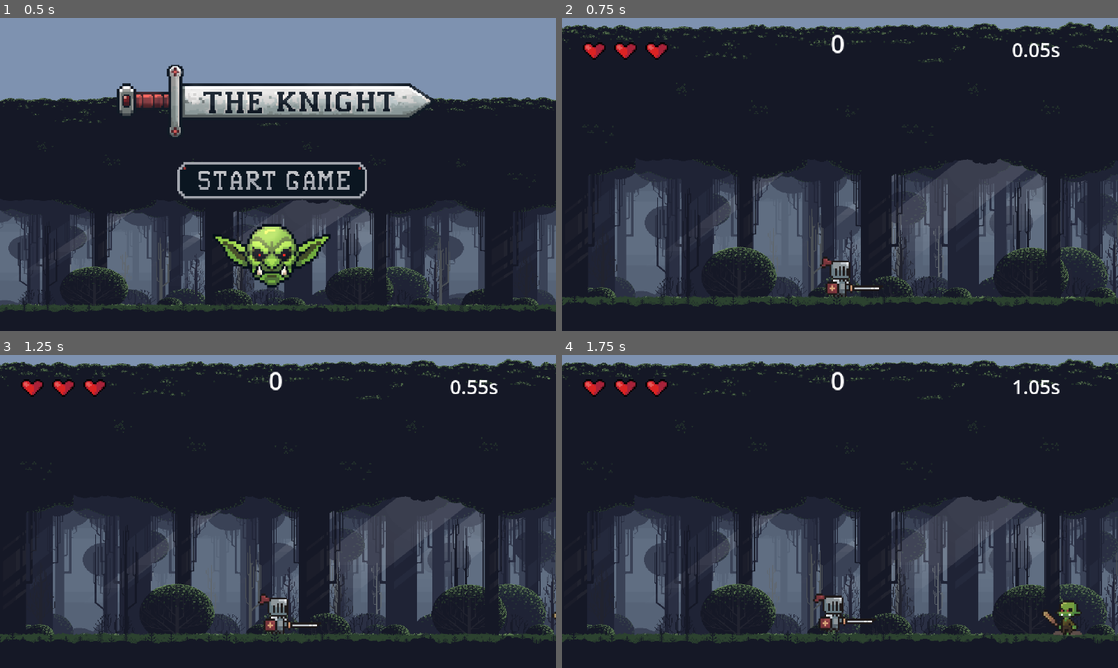
Above: before the commit, frames 1-4 (two rows, left to right).
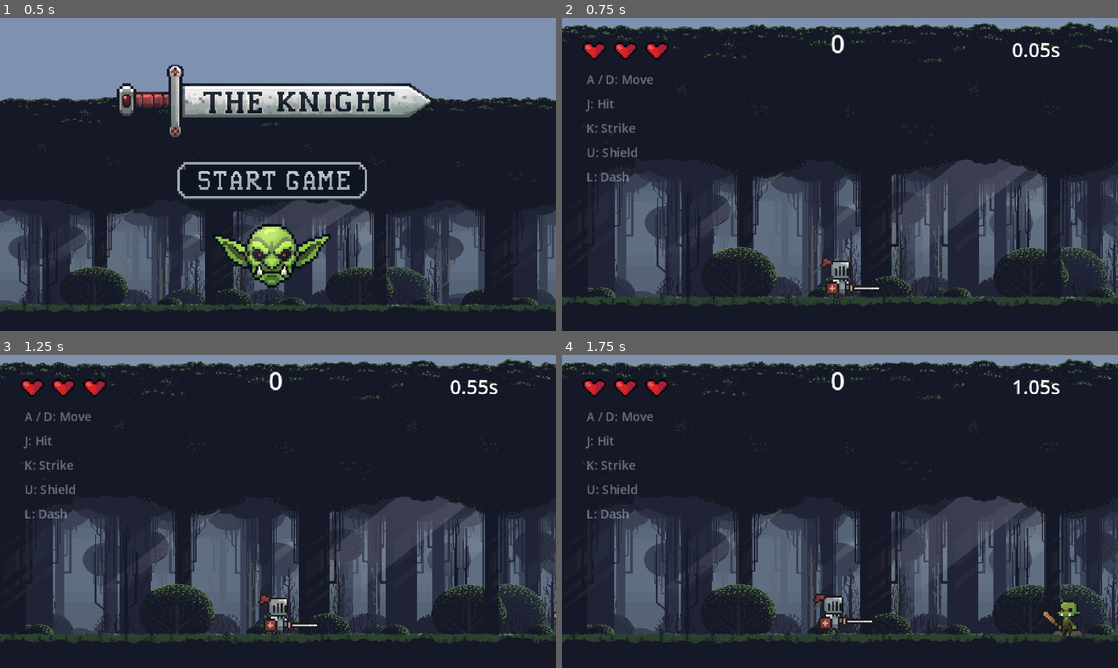
Above: after the commit, the same moments.

Repository: Weililuo/game-mvp
Game: Godot game, scene res://start_menu.tscn
Two runs of this game, one before a commit and one after it. Both use one fixed random seed, a clock stepped at 60 frames per second and the inputs below.
Inputs (mouse positions are in pixels of both pictures, inside the frame that each line leads up to):
- Up to frame 1 (0.5 s): no input
- Up to frame 2 (0.75 s): click (834, 183) at 0.5 s
- Up to frame 3 (1.25 s): no input
- Up to frame 4 (1.75 s): tap K at 1.25 s; hold D (move_right) from 1.28 s (still down); tap J (attack_1) at 1.35 s

Frame 1 is identical in both runs. In frame 2, 0.5% of the frame differs, in the area x 4-17%, y 18-53%; in frame 3, 0.5%; in frame 4, 0.5%.

Commit message:
feat: add controls guide to UI for player instructions

Diff:
--- a/background.tscn
+++ b/background.tscn
@@ -86,6 +86,19 @@
 horizontal_alignment = 1
 vertical_alignment = 1
 
+[node name="ControlsGuide" type="Label" parent="UI" unique_id=2015406631]
+offset_left = 14.0
+offset_top = 30.0
+offset_right = 58.0
+offset_bottom = 102.0
+theme_override_colors/font_color = Color(1, 1, 1, 0.39215687)
+theme_override_font_sizes/font_size = 7
+text = "A / D: Move
+J: Hit
+K: Strike
+U: Shield
+L: Dash"
+
 [node name="BGM" type="AudioStreamPlayer" parent="." unique_id=1699180137]
 stream = ExtResource("8_vvxqx")
 volume_db = -10.0
